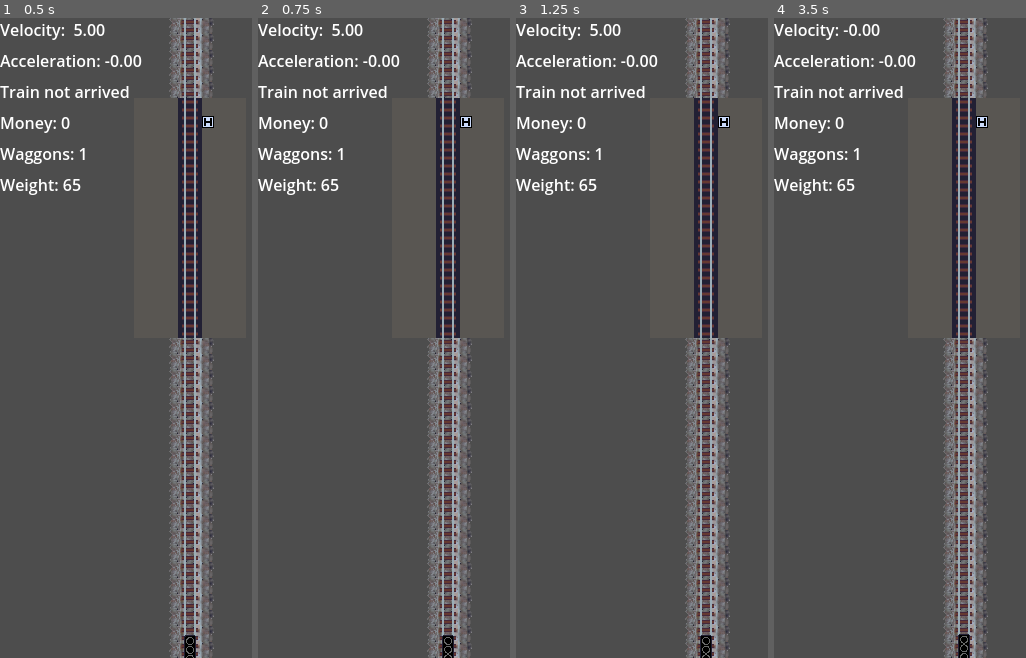
Above: before the commit, frames 1-4 (left to right).
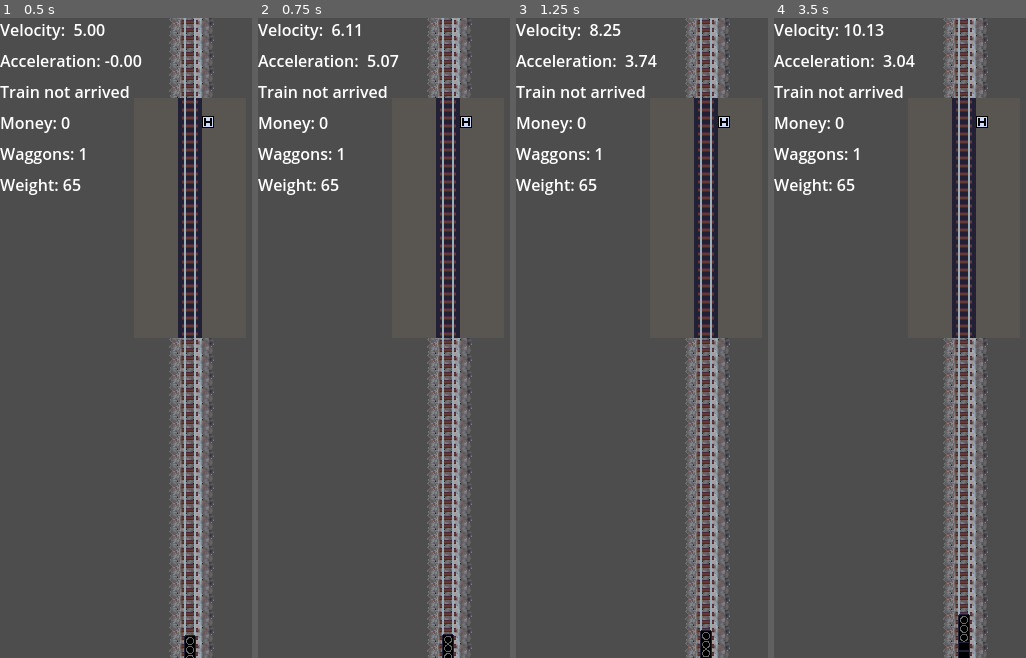
Above: after the commit, the same moments.

Repository: sthoni/gamejamaugust2024
Game: Godot game, scene res://level/level.tscn
Two runs of this game, one before a commit and one after it. Both use one fixed random seed, a clock stepped at 60 frames per second and the inputs below.
Inputs:
- Up to frame 1 (0.5 s): no input
- Up to frame 2 (0.75 s): hold Up (accelerate) from 0.53 s (still down)
- Up to frame 3 (1.25 s): keep holding Up (accelerate)
- Up to frame 4 (3.5 s): release Up (accelerate) at 1.28 s; hold Down (brake) 1.28-2.03 s; hold Up (accelerate) from 2.03 s (still down)

Frame 1 is identical in both runs. In frame 2, 0.3% of the frame differs, in the area x 29-78%, y 0-100%; in frame 3, 0.4%; in frame 4, 0.6%, in the area x 27-78%, y 0-100%.
Error before the commit: Cannot call method 'get_nodes_in_group' on a null value. (res://train/train.gd:36)

Commit message:
Merge mit main repariert.

Diff:
--- a/train/train.gd
+++ b/train/train.gd
@@ -11,6 +11,7 @@
 @onready var timer_brake: Timer = $Timer_Brake
 @onready var timer_acc: Timer = $Timer_Acc
 @onready var tut: AudioStreamPlayer = $Tut1
+@onready var driving_sound: AudioStreamPlayer2D = $Driving
 @onready var start_velocity: float = 0.0
 @onready var acc_power: float = 0.0
 @onready var brake_power: float = 0.0
@@ -33,8 +34,9 @@
 	waggon_amount = 0
 	if sprite:
 		sprite.texture = value.sprite
-	for member in get_tree().get_nodes_in_group("FreightWaggons"):
-		member.free(	)
+	if get_tree():
+		for member in get_tree().get_nodes_in_group("FreightWaggons"):
+			member.free()
 	var i = 0
 	for item: Item in value.items:
 		weight += item.weight
@@ -45,7 +47,6 @@
 			add_child(waggon_instance)
 			waggon_instance.add_to_group("FreightWaggons")
 			i += 1
-		if item.item_type == Item.ItemType.WAGGON:
 			waggon_amount += 1
 	@warning_ignore("return_value_discarded")
 	Events.emit_signal("weight_changed", weight)
@@ -56,11 +57,11 @@
 func _physics_process(delta: float) -> void:
 	var new_velocity: float = velocity.y
 	if velocity.y != 0:
-		if $Locomotive/Driving.playing == false:
+		if driving_sound.playing == false:
 			_check_speed()
-			$Locomotive/Driving.play()
+			driving_sound.play()
 	else:
-			$Locomotive/Driving.stop()
+			driving_sound.stop()
 
 	if Input.is_action_pressed("accelerate"):
 		timer_brake.stop()
@@ -107,25 +108,27 @@
 
 func _check_speed():
 	if abs(velocity.y) > 90:
-		$Locomotive/Driving.stream = load('res://assets/music/drivingspeeds/spd-10.wav')
+		driving_sound.stream = load('res://assets/music/drivingspeeds/spd-10.wav')
 	elif abs(velocity.y) > 80:
-		$Locomotive/Driving.stream = load('res://assets/music/drivingspeeds/spd-9.wav')
+		driving_sound.stream = load('res://assets/music/drivingspeeds/spd-9.wav')
 	elif abs(velocity.y) > 70:
-		$Locomotive/Driving.stream = load('res://assets/music/drivingspeeds/spd-8.wav')
+		driving_sound.stream = load('res://assets/music/drivingspeeds/spd-8.wav')
 	elif abs(velocity.y) > 60:
-		$Locomotive/Driving.stream = load('res://assets/music/drivingspeeds/spd-7.wav')
+		driving_sound.stream = load('res://assets/music/drivingspeeds/spd-7.wav')
 	elif abs(velocity.y) > 50:
-		$Locomotive/Driving.stream = load('res://assets/music/drivingspeeds/spd-6.wav')
+		driving_sound.stream = load('res://assets/music/drivingspeeds/spd-6.wav')
 	elif abs(velocity.y) > 40:
-		$Locomotive/Driving.stream = load('res://assets/music/drivingspeeds/spd-5.wav')
+		driving_sound.stream = load('res://assets/music/drivingspeeds/spd-5.wav')
 	elif abs(velocity.y) > 30:
-		$Locomotive/Driving.stream = load('res://assets/music/drivingspeeds/spd-4.wav')
+		driving_sound.stream = load('res://assets/music/drivingspeeds/spd-4.wav')
 	elif abs(velocity.y) > 20:
-		$Locomotive/Driving.stream = load('res://assets/music/drivingspeeds/spd-3.wav')
+		driving_sound.stream = load('res://assets/music/drivingspeeds/spd-3.wav')
 	elif abs(velocity.y) > 10:
-		$Locomotive/Driving.stream = load('res://assets/music/drivingspeeds/spd-2.wav')
+		driving_sound.stream = load('res://assets/music/drivingspeeds/spd-2.wav')
 	elif abs(velocity.y) > 0:
-		$Locomotive/Driving.stream = load('res://assets/music/drivingspeeds/spd-1.wav')
+		driving_sound.stream = load('res://assets/music/drivingspeeds/spd-1.wav')
+
+
 func _on_timer_brake_timeout():
 	#just set flag, because if you change dir here, you have to wait for 1 timer period to continue driving in same dir after braking down to v = 0
 	flag_change_dir_on_brake = true
--- a/train/train.tscn
+++ b/train/train.tscn
@@ -1,10 +1,9 @@
-[gd_scene load_steps=8 format=3 uid="uid://c3byp0uv73juy"]
+[gd_scene load_steps=7 format=3 uid="uid://c3byp0uv73juy"]
 
 [ext_resource type="Script" path="res://train/train.gd" id="1_q7ry4"]
 [ext_resource type="Resource" uid="uid://fdaqrpalijb6" path="res://train/train_start.tres" id="2_03127"]
 [ext_resource type="Texture2D" uid="uid://cf1y5qabhp48g" path="res://assets/locomotive.png" id="2_htwba"]
 [ext_resource type="AudioStream" uid="uid://rit6qiqmsl3j" path="res://assets/music/tut1.wav" id="3_45srh"]
-[ext_resource type="Resource" uid="uid://ctonnburlb4xx" path="res://items/freight_waggon.tres" id="3_yt2h0"]
 [ext_resource type="AudioStream" uid="uid://cqhe2m7jr6k5t" path="res://assets/music/driving.mp3" id="5_654r2"]
 
 [sub_resource type="RectangleShape2D" id="RectangleShape2D_xyumy"]
@@ -13,6 +12,12 @@
 [node name="Train" type="CharacterBody2D"]
 script = ExtResource("1_q7ry4")
 train_stats = ExtResource("2_03127")
+
+[node name="Driving" type="AudioStreamPlayer2D" parent="."]
+stream = ExtResource("5_654r2")
+
+[node name="Tut1" type="AudioStreamPlayer" parent="."]
+stream = ExtResource("3_45srh")
 
 [node name="Locomotive" type="Sprite2D" parent="."]
 texture_filter = 1
@@ -29,19 +34,5 @@
 [node name="Timer_Acc" type="Timer" parent="."]
 one_shot = true
 
-[node name="Locomotive" type="Sprite2D" parent="."]
-texture_filter = 1
-rotation = 1.5708
-scale = Vector2(0.25, 0.25)
-texture = ExtResource("2_htwba")
-
-[node name="Driving" type="AudioStreamPlayer2D" parent="Locomotive"]
-rotation = -1.5708
-scale = Vector2(4, 4)
-stream = ExtResource("5_654r2")
-
-[node name="Tut1" type="AudioStreamPlayer" parent="Locomotive"]
-stream = ExtResource("3_45srh")
-
 [connection signal="timeout" from="Timer_Brake" to="." method="_on_timer_brake_timeout"]
 [connection signal="timeout" from="Timer_Acc" to="." method="_on_timer_acc_timeout"]
Not shown: 1 places in ui/shop.tscn that only renumber resources
